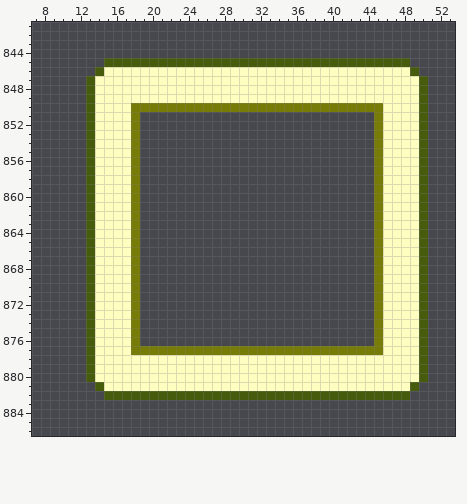
Pixel-art file -- Assets/Texture/SpriteAtlas.aseprite. The picture above is the old version.
500x1000 pixels, 1 frame. Shown: x 7..53, y 841..886. The commit also changed other parts of the picture, which this record leaves out.
New version:
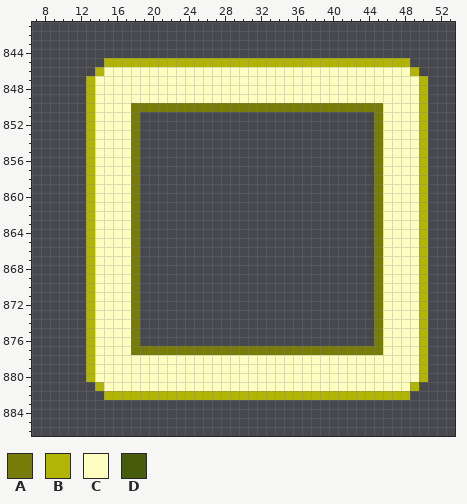
Palette (. is transparent): A #767c07  B #b2b506  C #fffec1  D #465b0c
What changed:
Layer "PowerCa":
y 845: x 15..48 DDDDDDDDDDDDDDDDDDDDDDDDDDDDDDDDDD -> BBBBBBBBBBBBBBBBBBBBBBBBBBBBBBBBBB
y 846: x 14 D -> B; x 49 D -> B
y 847..880: x 13 D -> B; x 50 D -> B
y 881: x 14 D -> B; x 49 D -> B
y 882: x 15..48 DDDDDDDDDDDDDDDDDDDDDDDDDDDDDDDDDD -> BBBBBBBBBBBBBBBBBBBBBBBBBBBBBBBBBB
Pixel boxes of the changes (left, top, right, bottom) in both pictures:
changed: (86, 58, 428, 400)
